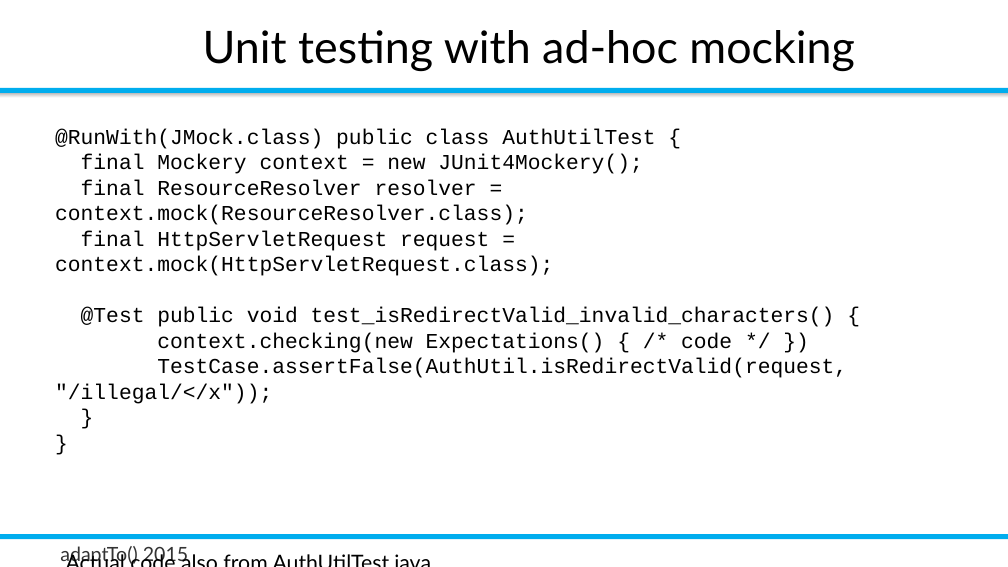
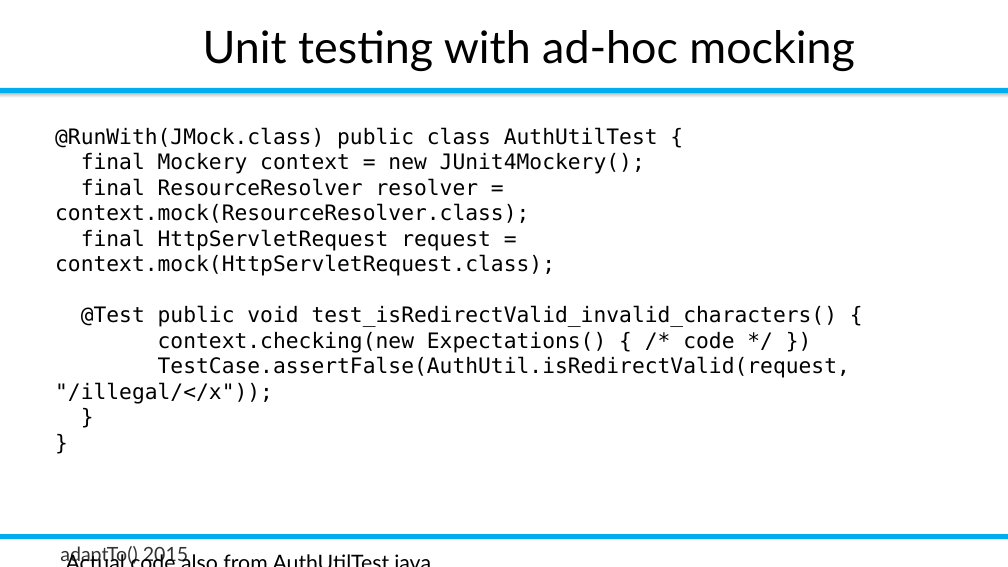
Before and after one commit to rombert/talks, a slide deck: slide 18 of adaptTo2015/How_Do_I_Test_My_Sling_Application-Robert_Munteanu.odp. Drawn at 1008x567 pixels with LibreOffice and Linux fonts; fonts in the diff are those of the drawing; background and template pictures are left out. Boxes give left, top, right and bottom in pixels: in the first picture for what was removed or moved away, otherwise in the second. Text is boxed around its words. In the diff, an @@ line names an element or a change of style, - is before the commit and + after.

```diff
--- a/adaptTo2015/How_Do_I_Test_My_Sling_Application-Robert_Munteanu.odp
+++ b/adaptTo2015/How_Do_I_Test_My_Sling_Application-Robert_Munteanu.odp
@@ text at [55,127,850,404]: font Courier New to DejaVu Sans Mono @@
```
Also in this commit, not shown: 19 other slides changed, 2 other files.
